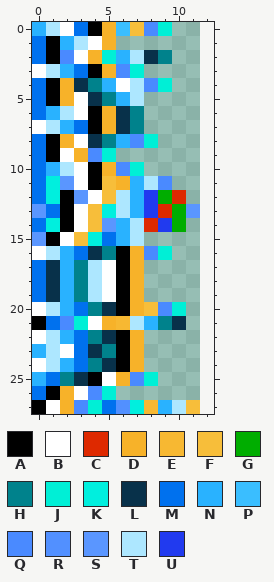
One commit to this pixel-art sprite: paletteExtrapolated.png. Above, as it was before the edit.
The file is 12x28 pixels. Colours within 5 levels of each other are drawn and written as one. The old version is drawn lined up with the new one, on the new canvas.
Palette (. is transparent): A #000000  B #ffffff  C #de2900  D #f7b229  E #f7b832  F #f7be3a  G #00ad00  H #00828c  J #00efd6  K #00efde  L #08314a  M #0071ee  N #29b2ff  P #3abeff  Q #4a8aff  R #5290ff  S #5a96ff  T #ade7ff  U #213aef
Pixels before, first column x 0:
 0 NTBMADPFQJ..
 1 MANTBD......
 2 MAQBDJNTLH..
 3 BTNMADQJ....
 4 MADLHNBTQJ..
 5 MADBLHNT....
 6 MNTBADLH....
 7 BTNMADLH....
 8 MADBLHNQJ...
 9 MABDQJ......
10 MNTBADQJ....
11 MKSBAFDNTQ..
12 MKASBFTNUGC.
13 SMABFKTNUCGS
14 MKABFSNTCUG.
15 SABFKMNT....
16 BTNMLHADQJ..
17 MLNHTBAD....
18 MLNHTBAD....
19 MLNHTBAD....
20 BTNMHLADFQJ.
21 AMQJBDETNHL.
22 BTNMHLAD....
23 NTBMLHAD....
24 BTNMHLAD....
25 NMHLABDQJ...
26 MADBQJ......
27 ABDQJMRKENTF
New version:
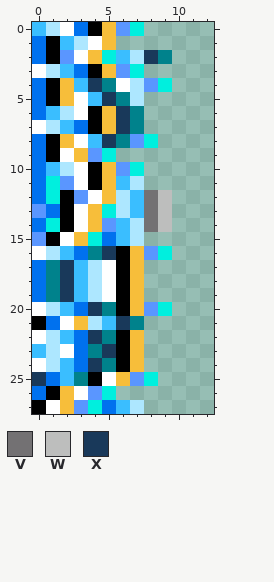
Colours new in this view: V #737173  W #bdbebd  X #19395a
Edits made:
canvas 12x28 -> 13x28
y 0: x 0 N -> P; x 5..9 DPFQJ -> FSK..
y 1: x 2 N -> P; x 5 D -> F
y 2: x 2 Q -> S; x 4..6 DJN -> FKP; x 8 L -> X
y 3: x 2 N -> P; x 5..7 DQJ -> FSK
y 4: x 2..5 DLHN -> FPXH; x 8..9 QJ -> SK
y 5: x 2 D -> F; x 4..6 LHN -> PXH
y 6: x 1 N -> P; x 5..6 DL -> FX
y 7: x 2 N -> P; x 5..6 DL -> FX
y 8: x 2 D -> F; x 4..8 LHNQJ -> PXHSK
y 9: x 3..5 DQJ -> FSK
y 10: x 1 N -> P; x 5..7 DQJ -> FSK
y 11: x 6..9 DNTQ -> PT..
y 12: x 7..10 NUGC -> PVW.
y 13: x 7..11 NUCGS -> PVW..
y 14: x 6 N -> P; x 8..10 CUG -> VW.
y 15: x 6 N -> P
y 16: x 2 N -> P; x 4..5 LH -> HX; x 7..9 DQJ -> FSK
y 17..19: x 1..3 LNH -> HXP; x 7 D -> F
y 20: x 2 N -> P; x 4..5 HL -> XH; x 7..10 DFQJ -> FSK.
y 21: x 2..10 QJBDETNHL -> BFTPXH...
y 22: x 2 N -> P; x 4..5 HL -> XH; x 7 D -> F
y 23: x 0 N -> P; x 4..5 LH -> HX; x 7 D -> F
y 24: x 2 N -> P; x 4..5 HL -> XH; x 7 D -> F
y 25: x 0 N -> X; x 2..3 HL -> PH; x 6..8 DQJ -> FSK
y 26: x 2 D -> F; x 4..5 QJ -> SK
y 27: x 2..4 DQJ -> FSK; x 6..11 RKENTF -> PT....
Pixel boxes of the changes (left, top, right, bottom) in both pictures:
changed: (32, 22, 200, 414)
